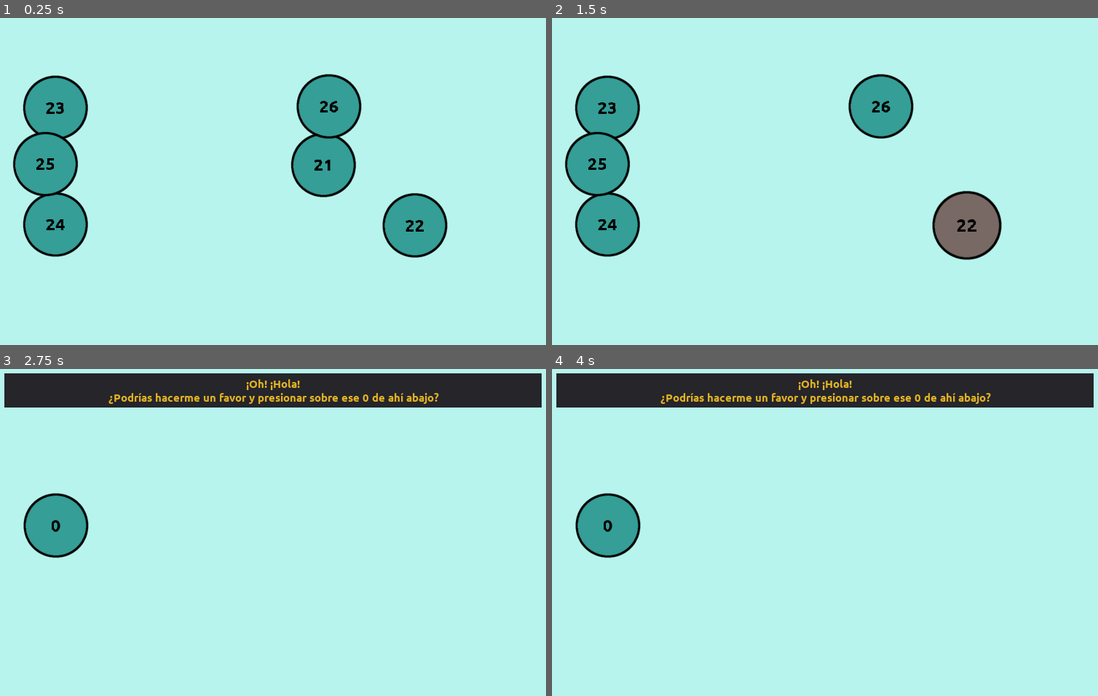
Above: before the commit, frames 1-4 (two rows, left to right).
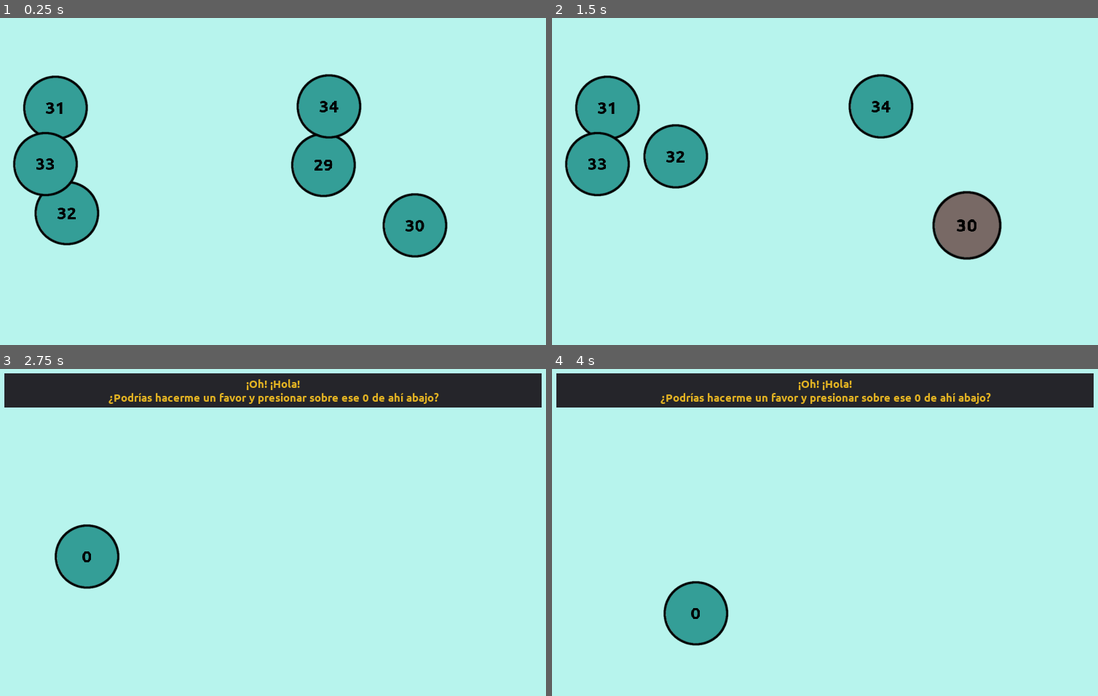
Above: after the commit, the same moments.

Repository: moisesjbc/contando-hasta-100
Game: Godot game, scene res://gameplay/main/main.tscn
Two runs of this game, one before a commit and one after it. Both use one fixed random seed, a clock stepped at 60 frames per second and the inputs below.
Inputs (mouse positions are in pixels of both pictures, inside the frame that each line leads up to):
- Up to frame 1 (0.25 s): no input
- Up to frame 2 (1.5 s): move the mouse to (874, 165) at 0.52 s; click (874, 165) at 0.67 s; move the mouse to (966, 224) at 1.27 s; click (966, 224) at 1.42 s
- Up to frame 3 (2.75 s): click "Restart game" at 2 s
- Up to frame 4 (4 s): move the mouse to (885, 460) at 2.77 s; click (885, 460) at 2.92 s; move the mouse to (797, 597) at 3.52 s; click (797, 597) at 3.67 s

The runs differ from the first frame. In frame 1, 1.6% of the frame differs, in the area x 4-78%, y 25-74%; in frame 2, 3.9%; in frame 3, 3.1%; in frame 4, 3.8%.

Commit message:
Add time bar stunt

Diff:
--- a/godot-project/gameplay/balls_manager/balls_manager.gd
+++ b/godot-project/gameplay/balls_manager/balls_manager.gd
@@ -7,6 +7,7 @@
 var trick_type = null
 var numeric_ball_scene = preload("res://gameplay/balls/numeric_ball/numeric_ball.tscn")
 var TrickType = preload("res://globals/trick_type.gd").TrickType
+var right_ball = null
 
 func set_level(new_right_value: int, new_n_extra_values: int, new_trick_type):
 	right_value = new_right_value
@@ -40,6 +41,7 @@
 	$balls.add_child(numeric_ball)
 	numeric_ball.set_value(value, right_value)
 	numeric_ball.connect("numeric_ball_selected", self, "_on_numeric_ball_selected")
+	return numeric_ball
 
 func reset():
 	free_respawn_positions = [] + all_respawn_positions
@@ -51,15 +53,24 @@
 	for i in range(right_value - n_extra_values, right_value):
 		_instantiate_numeric_ball(i, right_value)
 
-	_instantiate_numeric_ball(right_value, right_value)
+	right_ball = _instantiate_numeric_ball(right_value, right_value)
 
 	for i in range(right_value + 1, right_value + n_extra_values):
 		_instantiate_numeric_ball(i, right_value)
 
 	if trick_type == TrickType.MOVING_BALL:
-		randomize()
+		get_random_ball().move()
+
+	$time_bar_trick.set_active(trick_type == TrickType.TIME_BAR)
+
+
+func get_random_ball():
+	randomize()
+	if randi() % 50 <= 50:
+		return right_ball
+	else:
 		var ball_index = randi() % $balls.get_child_count()
-		$balls.get_child(ball_index).move()
+		return $balls.get_child(ball_index)
 
 
 func _get_random_respawn_position():
--- a/godot-project/gameplay/balls_manager/balls_manager.tscn
+++ b/godot-project/gameplay/balls_manager/balls_manager.tscn
@@ -1,5 +1,7 @@
-[gd_scene load_steps=2 format=2]
+[gd_scene load_steps=4 format=2]
 
+[ext_resource path="res://gameplay/gui/time_bar/time_bar.tscn" type="PackedScene" id=1]
+[ext_resource path="res://gameplay/balls_manager/tme_bar_trick.gd" type="Script" id=2]
 [ext_resource path="res://gameplay/balls_manager/balls_manager.gd" type="Script" id=3]
 
 [node name="balls_manager" type="Node"]
@@ -14,3 +16,11 @@
 
 [node name="bottom_right_coner" type="Position2D" parent="respawn_region"]
 position = Vector2( 1170, 599 )
+
+[node name="time_bar_trick" type="Control" parent="."]
+anchor_right = 1.0
+anchor_bottom = 1.0
+mouse_filter = 2
+script = ExtResource( 2 )
+
+[node name="time_bar" parent="time_bar_trick" instance=ExtResource( 1 )]
--- /dev/null
+++ b/godot-project/gameplay/balls_manager/tme_bar_trick.gd
@@ -0,0 +1,23 @@
+extends Control
+
+
+var balls_manager
+var random_ball = null
+
+
+func _ready():
+	balls_manager = get_parent()
+
+
+func set_active(active: bool):
+	$time_bar.disconnect("timeout", self, "_make_random_ball_visible")
+	self.visible = active
+	if active:
+		random_ball = balls_manager.get_random_ball()
+		random_ball.visible = false
+		$time_bar.connect("timeout", self, "_make_random_ball_visible")
+		$time_bar.set_time(5)
+
+
+func _make_random_ball_visible():
+	random_ball.visible = true
--- a/godot-project/gameplay/gui/game_over_screen/game_over_screen.gd
+++ b/godot-project/gameplay/gui/game_over_screen/game_over_screen.gd
@@ -8,7 +8,7 @@
 	visible = true
 	self.main = main
 
-	if main.is_victory():
+	if selected_value == expected_value:
 		$panel/margin_container/vbox_container/title.text = "¡VICTORIA!"
 		$panel/margin_container/vbox_container/summary.text = "¡Gracias por jugar!"
 	else:
--- a/godot-project/gameplay/gui/time_bar/time_bar.gd
+++ b/godot-project/gameplay/gui/time_bar/time_bar.gd
@@ -1,4 +1,4 @@
-extends HSlider
+extends Control
 
 
 signal timeout
@@ -6,10 +6,6 @@
 
 var total_time_in_seconds = null
 var current_time_in_seconds = null
-
-
-func _ready():
-	set_time(15)
 
 
 func set_time(new_total_time_in_seconds):
@@ -22,11 +18,11 @@
 
 
 func _update_value():
-	value = current_time_in_seconds / total_time_in_seconds * 100.0
+	$container/slider.value = current_time_in_seconds / total_time_in_seconds * 100.0
 
 
 func _process(delta):
-	if total_time_in_seconds != null:
+	if visible and total_time_in_seconds != null:
 		current_time_in_seconds = current_time_in_seconds - delta
 		_update_value()
 		if current_time_in_seconds < 0.01:
--- a/godot-project/gameplay/gui/time_bar/time_bar.tscn
+++ b/godot-project/gameplay/gui/time_bar/time_bar.tscn
@@ -31,16 +31,34 @@
 border_width_bottom = 3
 border_color = Color( 0.439216, 0.305882, 0.0862745, 1 )
 
-[node name="time_bar" type="HSlider"]
+[node name="time_bar" type="Control"]
+anchor_right = 1.0
+anchor_bottom = 1.0
+mouse_filter = 2
+script = ExtResource( 1 )
+
+[node name="container" type="MarginContainer" parent="."]
+anchor_top = 1.0
+anchor_right = 1.0
+anchor_bottom = 1.0
+margin_top = -50.0
+mouse_filter = 2
+custom_constants/margin_right = 50
+custom_constants/margin_top = 0
+custom_constants/margin_left = 50
+custom_constants/margin_bottom = 10
+
+[node name="slider" type="HSlider" parent="container"]
 margin_left = 50.0
-margin_top = 10.0
 margin_right = 1230.0
-margin_bottom = 26.0
+margin_bottom = 40.0
 size_flags_horizontal = 3
+custom_icons/grabber_disabled = ExtResource( 2 )
 custom_icons/grabber_highlight = ExtResource( 2 )
 custom_icons/grabber = ExtResource( 2 )
 custom_styles/slider = SubResource( 1 )
 custom_styles/grabber_area_highlight = SubResource( 3 )
 custom_styles/grabber_area = SubResource( 2 )
 value = 75.0
-script = ExtResource( 1 )
+editable = false
+scrollable = false
--- a/godot-project/gameplay/levels_config/levels_config.gd
+++ b/godot-project/gameplay/levels_config/levels_config.gd
@@ -73,6 +73,14 @@
 		LevelConfigKey.HINT: "¡QUE SE ESCAPA!",
 		LevelConfigKey.TRICK: TrickType.MOVING_BALL,
 		LevelConfigKey.GAME_OVER_TAUNT: "Vaya movida. Jajaja, ¿lo pillas? MOVIda por la bola que se MOVIa.\nVale, ha sido malo, pero al menos yo no he perdido la cuenta, ¿no?"
+	},
+	35: {
+		LevelConfigKey.HINT: "¡Ah! Eso no será la cuenta atrás de una bomba, ¿verdad? ¿VERDAD?",
+		LevelConfigKey.TRICK: TrickType.TIME_BAR,
+		LevelConfigKey.GAME_OVER_TAUNT: "A lo mejor no era una bomba, no."
+	},
+	36: {
+		LevelConfigKey.HINT: "¡Uff! Parece que no lo era"
 	}
 }
 
--- a/godot-project/gameplay/main/main.gd
+++ b/godot-project/gameplay/main/main.gd
@@ -10,10 +10,10 @@
 func _ready():
 	# set_level(current_level)
 	# TODO: Remove development trick
-	for i in range(0, 24):
+	for i in range(0, 32):
 		current_level = i
 		$levels_config.get_level_config(i)
-	set_level(24)
+	set_level(32)
 
 
 func reset_hint():
@@ -30,6 +30,7 @@
 
 	if current_level_config[LevelConfigKey.TRICK] == TrickType.BACKGROUND_NUMBER:
 		$taunt_background.repeat_number(get_random_number())
+
 
 func reset():
 	reset_background()
@@ -51,14 +52,14 @@
 	set_level(current_level + 1)
 
 
-func _on_balls_manager_number_selected(current_value):
-	if current_level == current_value:
+func _on_balls_manager_number_selected(selected_value):
+	if current_level == selected_value:
 		if not is_victory():
 			next_level()
 		else:
-			$GUI/game_over_screen.display(self, current_value, current_level, null)
+			$GUI/game_over_screen.display(self, selected_value, current_level, null)
 	else:
-		$GUI/game_over_screen.display(self, current_value, current_level, current_level_config[LevelConfigKey.GAME_OVER_TAUNT])
+		$GUI/game_over_screen.display(self, selected_value, current_level, current_level_config[LevelConfigKey.GAME_OVER_TAUNT])
 
 
 func is_victory():
--- a/godot-project/globals/trick_type.gd
+++ b/godot-project/globals/trick_type.gd
@@ -4,5 +4,6 @@
 enum TrickType {
 	HINT_TEXT,
 	BACKGROUND_NUMBER,
-	MOVING_BALL
+	MOVING_BALL,
+	TIME_BAR
 }
